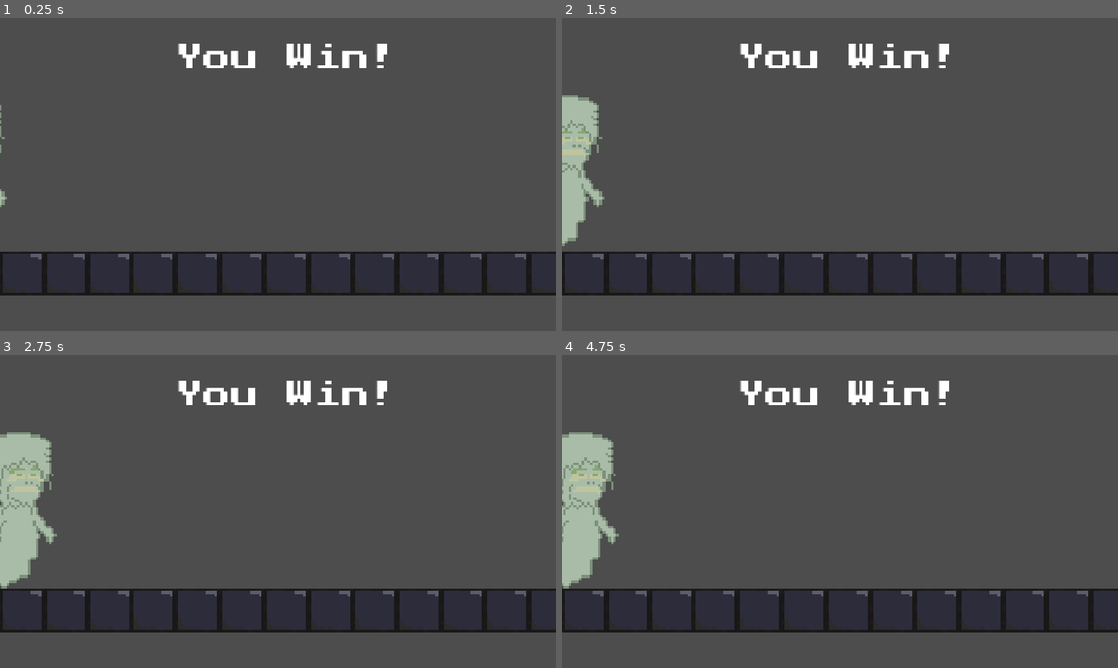
Above: before the commit, frames 1-4 (two rows, left to right).
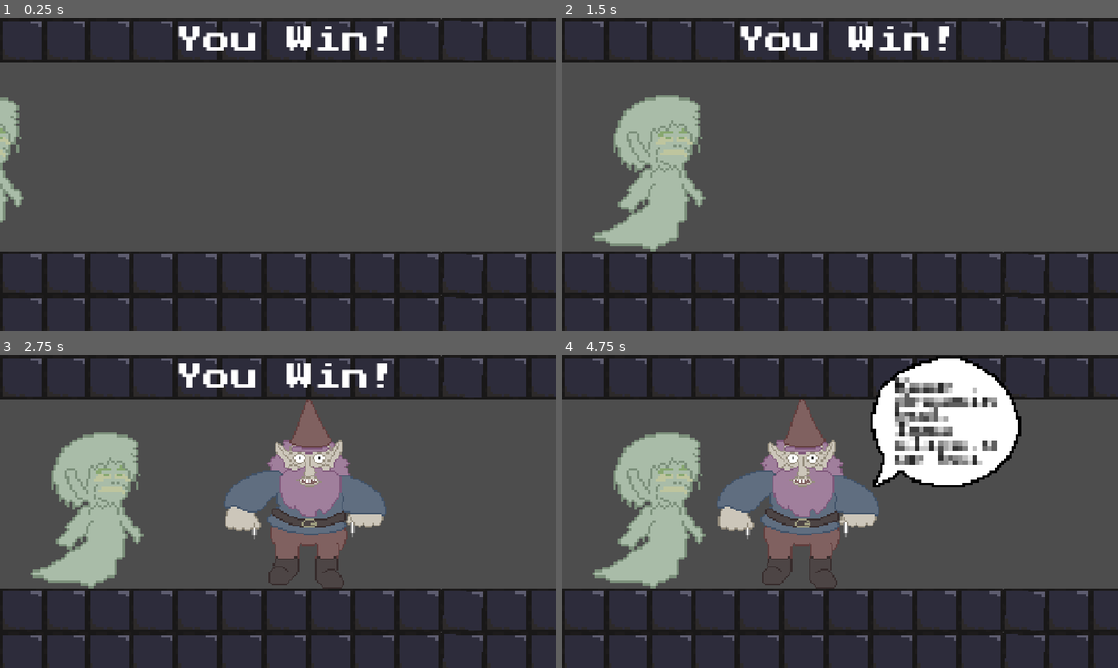
Above: after the commit, the same moments.

Repository: DIceEvYo/GnomewardsLair
Game: Godot game, scene res://scenes/winner.tscn
Same seed, same stepped clock (60 frames per second), same inputs: the game is played once before the commit and once after it. This scene is started directly instead of the project's main scene. Sound files missing from this copy of the repository are replaced by a short silence.
Inputs (mouse positions are in pixels of both pictures, inside the frame that each line leads up to):
- Up to frame 1 (0.25 s): no input
- Up to frame 2 (1.5 s): move the mouse to (962, 158) at 0.52 s; hold D (rotate_right) from 0.53 s (still down); click (962, 158) at 0.67 s; move the mouse to (728, 190) at 1.27 s
- Up to frame 3 (2.75 s): move the mouse to (333, 442) at 2.02 s; release D (rotate_right) at 2.03 s; hold A (rotate_left) from 2.03 s (still down)
- Up to frame 4 (4.75 s): move the mouse to (812, 574) at 2.77 s; release A (rotate_left) at 2.78 s; hold D (rotate_right) 2.78-4.28 s; click (812, 574) at 2.92 s; tap Enter at 3.5 s; move the mouse to (1006, 558) at 3.52 s; tap Space at 4.25 s; move the mouse to (673, 464) at 4.27 s; hold A (rotate_left) from 4.28 s (still down)

The runs differ from the first frame. In frame 1, 27% of the frame differs, in the area x 0-100%, y 0-100%; in frame 2, 34%; in frame 3, 43%; in frame 4, 48%.

Commit message:
SPOOOKYYYY WINNER

Diff:
--- a/scenes/winner.tscn
+++ b/scenes/winner.tscn
@@ -1,13 +1,30 @@
-[gd_scene load_steps=6 format=3 uid="uid://dyshgt2hnc3b0"]
+[gd_scene load_steps=12 format=3 uid="uid://dyshgt2hnc3b0"]
 
 [ext_resource type="Script" uid="uid://b2m8ccnk73iec" path="res://scripts/winner.gd" id="1_74nyh"]
 [ext_resource type="Texture2D" uid="uid://dfkfnr0hge7f0" path="res://assets/DISGUSTINGSLIMEBOYEWWWDONTTOUCHTHISFOLDERPUKEEMOJIPUKEEMOJI/slimepx.png" id="2_e4a6r"]
 [ext_resource type="Texture2D" uid="uid://pxsp10kboosa" path="res://assets/lair_brick4.png" id="3_clhvm"]
 [ext_resource type="FontFile" uid="uid://b3x0ikt1kqsq4" path="res://assets/PressStart2P-Regular.ttf" id="4_l3l3v"]
 [ext_resource type="Texture2D" uid="uid://dyrtu4faqcv0c" path="res://assets/gnomewardpx.png" id="5_414y7"]
+[ext_resource type="Script" uid="uid://ciw7li1fcl8th" path="res://scripts/gnomiehomie.gd" id="5_clhvm"]
+[ext_resource type="Texture2D" uid="uid://bxhumcb450alx" path="res://assets/pixelbubble.png" id="6_e4a6r"]
+[ext_resource type="AudioStream" uid="uid://breij6jb1u680" path="res://assets/slice.mp3" id="6_q2sv6"]
+[ext_resource type="AudioStream" uid="uid://cxa4uokb6yhph" path="res://assets/lose.wav" id="8_6naxy"]
+[ext_resource type="Texture2D" uid="uid://jw5cixyktqxc" path="res://assets/gnomewardpxholyshttt.png" id="9_6naxy"]
+[ext_resource type="Texture2D" uid="uid://gc4ts5r2ajle" path="res://assets/makkuro.png" id="9_m6rno"]
 
 [node name="Winner" type="Node2D"]
 script = ExtResource("1_74nyh")
+
+[node name="YOUWINCOOL" type="RichTextLabel" parent="."]
+unique_name_in_owner = true
+z_index = 1
+offset_left = 403.0
+offset_top = 18.0
+offset_right = 939.0
+offset_bottom = 98.0
+theme_override_fonts/normal_font = ExtResource("4_l3l3v")
+theme_override_font_sizes/normal_font_size = 64
+text = "You Win!"
 
 [node name="SLIME" type="CharacterBody2D" parent="."]
 
@@ -82,6 +99,7 @@
 [node name="LairBrick14" type="Sprite2D" parent="ghettonode"]
 texture_filter = 1
 position = Vector2(1065, 587)
+rotation = 0.0220257
 scale = Vector2(6.375, 6.375)
 texture = ExtResource("3_clhvm")
 
@@ -97,17 +115,225 @@
 scale = Vector2(6.375, 6.375)
 texture = ExtResource("3_clhvm")
 
-[node name="RichTextLabel" type="RichTextLabel" parent="."]
-offset_left = 403.0
-offset_top = 59.0
-offset_right = 939.0
-offset_bottom = 139.0
-theme_override_fonts/normal_font = ExtResource("4_l3l3v")
-theme_override_font_sizes/normal_font_size = 64
-text = "You Win!"
-
-[node name="Gnomewardpx" type="Sprite2D" parent="."]
-texture_filter = 1
+[node name="LairBrick17" type="Sprite2D" parent="ghettonode"]
+texture_filter = 1
+position = Vector2(49, 687.111)
+scale = Vector2(6.375, 6.375)
+texture = ExtResource("3_clhvm")
+
+[node name="LairBrick18" type="Sprite2D" parent="ghettonode"]
+texture_filter = 1
+position = Vector2(151, 687.111)
+scale = Vector2(6.375, 6.375)
+texture = ExtResource("3_clhvm")
+
+[node name="LairBrick19" type="Sprite2D" parent="ghettonode"]
+texture_filter = 1
+position = Vector2(252, 687.111)
+scale = Vector2(6.375, 6.375)
+texture = ExtResource("3_clhvm")
+
+[node name="LairBrick20" type="Sprite2D" parent="ghettonode"]
+texture_filter = 1
+position = Vector2(353, 687.111)
+scale = Vector2(6.375, 6.375)
+texture = ExtResource("3_clhvm")
+
+[node name="LairBrick21" type="Sprite2D" parent="ghettonode"]
+texture_filter = 1
+position = Vector2(455, 687.111)
+scale = Vector2(6.375, 6.375)
+texture = ExtResource("3_clhvm")
+
+[node name="LairBrick22" type="Sprite2D" parent="ghettonode"]
+texture_filter = 1
+position = Vector2(557, 687.111)
+scale = Vector2(6.375, 6.375)
+texture = ExtResource("3_clhvm")
+
+[node name="LairBrick23" type="Sprite2D" parent="ghettonode"]
+texture_filter = 1
+position = Vector2(659, 687.111)
+scale = Vector2(6.375, 6.375)
+texture = ExtResource("3_clhvm")
+
+[node name="LairBrick24" type="Sprite2D" parent="ghettonode"]
+texture_filter = 1
+position = Vector2(761, 687.111)
+scale = Vector2(6.375, 6.375)
+texture = ExtResource("3_clhvm")
+
+[node name="LairBrick25" type="Sprite2D" parent="ghettonode"]
+texture_filter = 1
+position = Vector2(862, 687.111)
+scale = Vector2(6.375, 6.375)
+texture = ExtResource("3_clhvm")
+
+[node name="LairBrick26" type="Sprite2D" parent="ghettonode"]
+texture_filter = 1
+position = Vector2(963, 687.111)
+scale = Vector2(6.375, 6.375)
+texture = ExtResource("3_clhvm")
+
+[node name="LairBrick27" type="Sprite2D" parent="ghettonode"]
+texture_filter = 1
+position = Vector2(1065, 687.111)
+rotation = 0.0220257
+scale = Vector2(6.375, 6.375)
+texture = ExtResource("3_clhvm")
+
+[node name="LairBrick28" type="Sprite2D" parent="ghettonode"]
+texture_filter = 1
+position = Vector2(1167, 687.111)
+scale = Vector2(6.375, 6.375)
+texture = ExtResource("3_clhvm")
+
+[node name="LairBrick29" type="Sprite2D" parent="ghettonode"]
+texture_filter = 1
+position = Vector2(1268, 687.111)
+scale = Vector2(6.375, 6.375)
+texture = ExtResource("3_clhvm")
+
+[node name="LairBrick30" type="Sprite2D" parent="ghettonode"]
+texture_filter = 1
+position = Vector2(49, 51.1108)
+scale = Vector2(6.375, 6.375)
+texture = ExtResource("3_clhvm")
+
+[node name="LairBrick31" type="Sprite2D" parent="ghettonode"]
+texture_filter = 1
+position = Vector2(151, 51.1108)
+scale = Vector2(6.375, 6.375)
+texture = ExtResource("3_clhvm")
+
+[node name="LairBrick32" type="Sprite2D" parent="ghettonode"]
+texture_filter = 1
+position = Vector2(252, 51.1108)
+scale = Vector2(6.375, 6.375)
+texture = ExtResource("3_clhvm")
+
+[node name="LairBrick33" type="Sprite2D" parent="ghettonode"]
+texture_filter = 1
+position = Vector2(353, 51.1108)
+scale = Vector2(6.375, 6.375)
+texture = ExtResource("3_clhvm")
+
+[node name="LairBrick34" type="Sprite2D" parent="ghettonode"]
+texture_filter = 1
+position = Vector2(455, 51.1108)
+scale = Vector2(6.375, 6.375)
+texture = ExtResource("3_clhvm")
+
+[node name="LairBrick35" type="Sprite2D" parent="ghettonode"]
+texture_filter = 1
+position = Vector2(557, 51.1108)
+scale = Vector2(6.375, 6.375)
+texture = ExtResource("3_clhvm")
+
+[node name="LairBrick36" type="Sprite2D" parent="ghettonode"]
+texture_filter = 1
+position = Vector2(659, 51.1108)
+scale = Vector2(6.375, 6.375)
+texture = ExtResource("3_clhvm")
+
+[node name="LairBrick37" type="Sprite2D" parent="ghettonode"]
+texture_filter = 1
+position = Vector2(761, 51.1108)
+scale = Vector2(6.375, 6.375)
+texture = ExtResource("3_clhvm")
+
+[node name="LairBrick38" type="Sprite2D" parent="ghettonode"]
+texture_filter = 1
+position = Vector2(862, 51.1108)
+scale = Vector2(6.375, 6.375)
+texture = ExtResource("3_clhvm")
+
+[node name="LairBrick39" type="Sprite2D" parent="ghettonode"]
+texture_filter = 1
+position = Vector2(963, 51.1108)
+scale = Vector2(6.375, 6.375)
+texture = ExtResource("3_clhvm")
+
+[node name="LairBrick40" type="Sprite2D" parent="ghettonode"]
+texture_filter = 1
+position = Vector2(1065, 51.1109)
+rotation = 0.0220257
+scale = Vector2(6.375, 6.375)
+texture = ExtResource("3_clhvm")
+
+[node name="LairBrick41" type="Sprite2D" parent="ghettonode"]
+texture_filter = 1
+position = Vector2(1167, 51.1108)
+scale = Vector2(6.375, 6.375)
+texture = ExtResource("3_clhvm")
+
+[node name="LairBrick42" type="Sprite2D" parent="ghettonode"]
+texture_filter = 1
+position = Vector2(1268, 51.1108)
+scale = Vector2(6.375, 6.375)
+texture = ExtResource("3_clhvm")
+
+[node name="GNOMIEHOMIE" type="CharacterBody2D" parent="."]
 position = Vector2(1500, 317)
 scale = Vector2(3.47687, 3.47687)
+script = ExtResource("5_clhvm")
+
+[node name="Slicey" type="AudioStreamPlayer2D" parent="GNOMIEHOMIE"]
+position = Vector2(-431.423, -91.174)
+scale = Vector2(0.287615, 0.287615)
+stream = ExtResource("6_q2sv6")
+
+[node name="Timer" type="Timer" parent="GNOMIEHOMIE"]
+wait_time = 1.5
+one_shot = true
+
+[node name="Gnomewardpx" type="Sprite2D" parent="GNOMIEHOMIE"]
+texture_filter = 1
+scale = Vector2(1, 1)
 texture = ExtResource("5_414y7")
+
+[node name="LoseSound" type="AudioStreamPlayer" parent="GNOMIEHOMIE"]
+stream = ExtResource("8_6naxy")
+volume_db = -17.0
+
+[node name="Gnomewardpxholyshttt" type="Sprite2D" parent="."]
+unique_name_in_owner = true
+visible = false
+z_index = 5
+texture_filter = 1
+position = Vector2(591, 612)
+scale = Vector2(11.1458, 11.1458)
+texture = ExtResource("9_6naxy")
+
+[node name="Makkuro" type="Sprite2D" parent="."]
+unique_name_in_owner = true
+visible = false
+z_index = 4
+position = Vector2(709.5, 397.5)
+scale = Vector2(33.0156, 14.8906)
+texture = ExtResource("9_m6rno")
+
+[node name="Pixelbubble" type="Sprite2D" parent="."]
+unique_name_in_owner = true
+visible = false
+z_index = 2
+texture_filter = 1
+position = Vector2(883, 164)
+scale = Vector2(5.58681, 5.58681)
+texture = ExtResource("6_e4a6r")
+
+[node name="bubbly" type="RichTextLabel" parent="Pixelbubble"]
+visible = false
+z_index = 2
+texture_filter = 1
+offset_left = -21.0
+offset_top = -20.0
+offset_right = 29.0
+offset_bottom = 37.0
+theme_override_colors/default_color = Color(0, 0, 0, 1)
+theme_override_fonts/normal_font = ExtResource("4_l3l3v")
+theme_override_font_sizes/normal_font_size = 6
+fit_content = true
+scroll_active = false
+
+[connection signal="timeout" from="GNOMIEHOMIE/Timer" to="GNOMIEHOMIE" method="_on_timer_timeout"]
--- /dev/null
+++ b/scripts/gnomiehomie.gd
@@ -0,0 +1,34 @@
+extends CharacterBody2D
+
+var position_reached: bool = false
+var stage: int = 0
+
+func _ready() -> void:
+	%Pixelbubble/bubbly.text = "You really
+thought you
+could escape?"
+
+func _process(delta: float) -> void:
+	if(position.x < 560):
+		%Pixelbubble.show()
+		%Pixelbubble/bubbly.show()
+		%YOUWINCOOL.hide()
+		_position_reached()
+
+func _position_reached():
+	if (not position_reached):
+		$Timer.start(1.5)
+		position_reached = true
+
+func _on_timer_timeout() -> void:
+	if stage == 0:
+		%Pixelbubble/bubbly.text = "Keep dreamin bud. Imma slice u up boi"
+		$Timer.start(1.5)
+	elif stage == 1:
+		%Pixelbubble.hide()
+		%Pixelbubble/bubbly.hide()
+		$Slicey.play()
+		%Makkuro.show()
+		%Gnomewardpxholyshttt.show()
+		await $Slicey.finished
+	stage += 1
--- a/scripts/player_slime.gd
+++ b/scripts/player_slime.gd
@@ -70,4 +70,4 @@
 
 			# - 1 because progress_cap is max slimes, but the last one is win
 			if form == EWW.size()-1 or progress >= progress_cap - 1:
-				print("you win nerd")
+				get_tree().change_scene_to_file("res://scenes/winner.tscn")
--- a/scripts/winner.gd
+++ b/scripts/winner.gd
@@ -9,4 +9,5 @@
 
 func tween_slimeboi():
 	var slimy_tween: Tween = create_tween()
-	slimy_tween.tween_property($SLIME, "position", Vector2(130,0), 2)
+	slimy_tween.tween_property($SLIME, "position", Vector2(330,0), 1.5)
+	slimy_tween.tween_property($GNOMIEHOMIE, "position", Vector2(550,317), 1.5)
Binary file added: assets/gnomewardpxholyshttt.png
Not shown, added: assets/gnomewardpxholyshttt.png.import
Binary file added: assets/makkuro.png
Not shown, added: assets/makkuro.png.import
Binary file added: assets/pixelbubble.png
Not shown, added: assets/pixelbubble.png.import
Not shown, added: assets/slice.mp3.import
Not shown, added: scripts/gnomiehomie.gd.uid
Not shown, added: assets/slice.mp3
